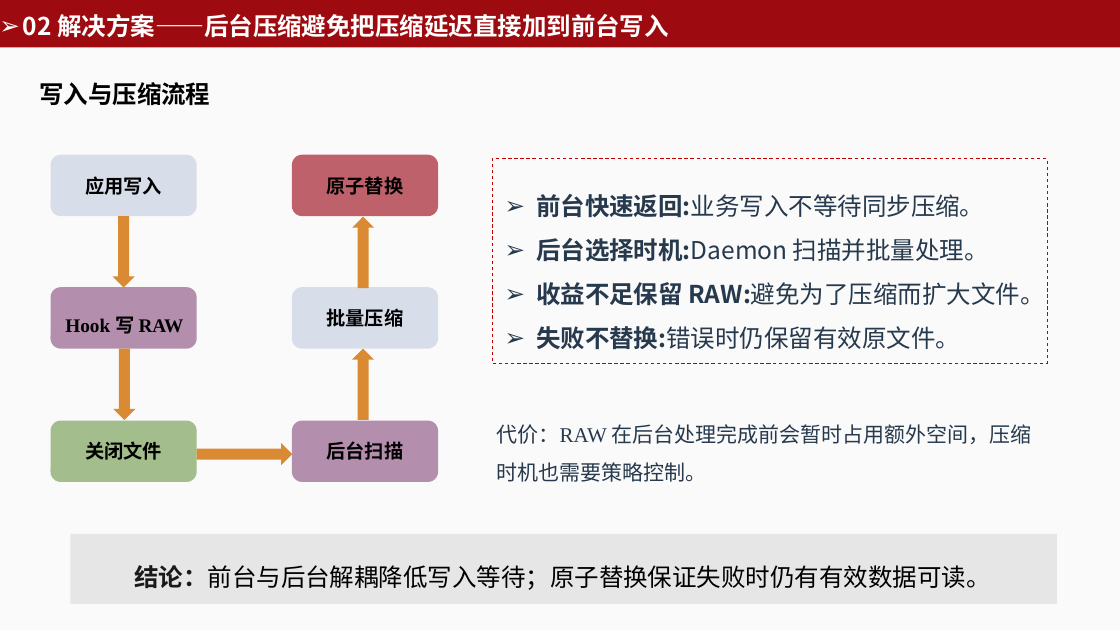
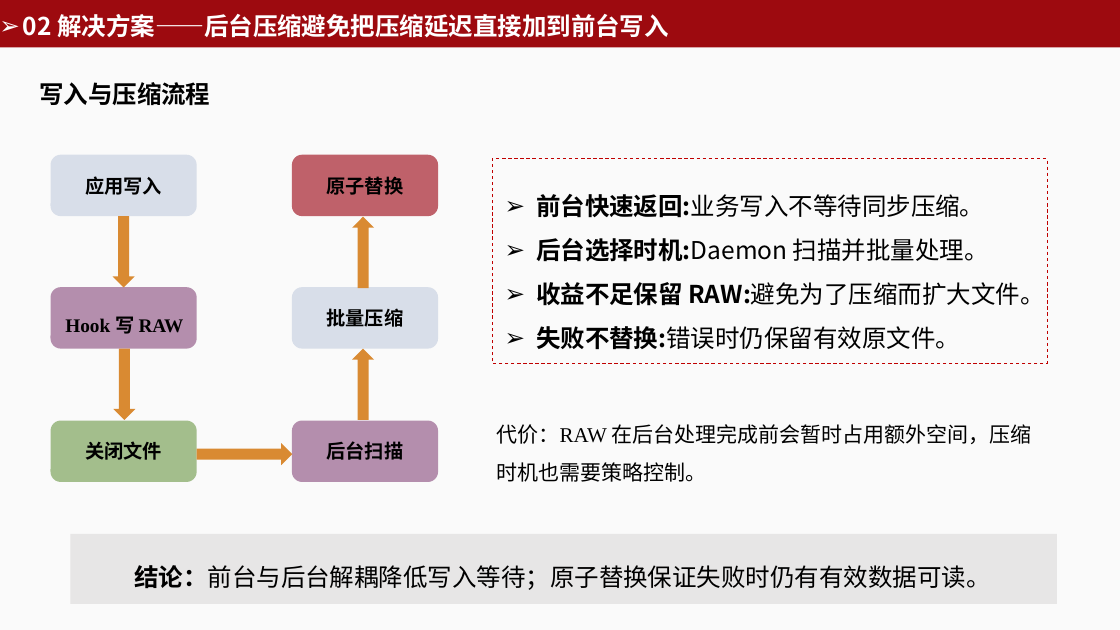
Before and after one commit to zhujiale520/GPUC, a slide deck: slide 12 of ppt/GPUC 项目答辩 — 基于 GPU 的透明存储压缩卸载系统.pptx. Drawn at 1120x630 pixels with LibreOffice and Linux fonts; fonts in the diff are those of the drawing. Boxes give left, top, right and bottom in pixels: in the first picture for what was removed or moved away, otherwise in the second. Text is boxed around its words. In the diff, an @@ line names an element or a change of style, - is before the commit and + after.

```diff
--- a/ppt/GPUC 项目答辩 — 基于 GPU 的透明存储压缩卸载系统.pptx
+++ b/ppt/GPUC 项目答辩 — 基于 GPU 的透明存储压缩卸载系统.pptx
@@ text "前台快速返回:业务写入不等待同步压缩。" at (x1=536, y1=194, x2=1044, y2=350): text colour #26394D to #000000 @@
@@ text "代价：RAW 在后台处理完成前会暂时占用额外空间，压缩时机也需要策略控制。" at (x1=497, y1=424, x2=1032, y2=482): text colour #26394D to #000000 @@
@@ text "结论：前台与后台解耦降低写入等待；原子替换保证失败时仍有有效数据可读。" at (x1=134, y1=565, x2=990, y2=590): text colour #1A1A1A to #000000 in "结论：前台与后台解耦降低写入等待；原子替换保证失败时仍有有效数据可读。" @@
```
Also in this commit, not shown: 17 other slides changed, 2 other files.
